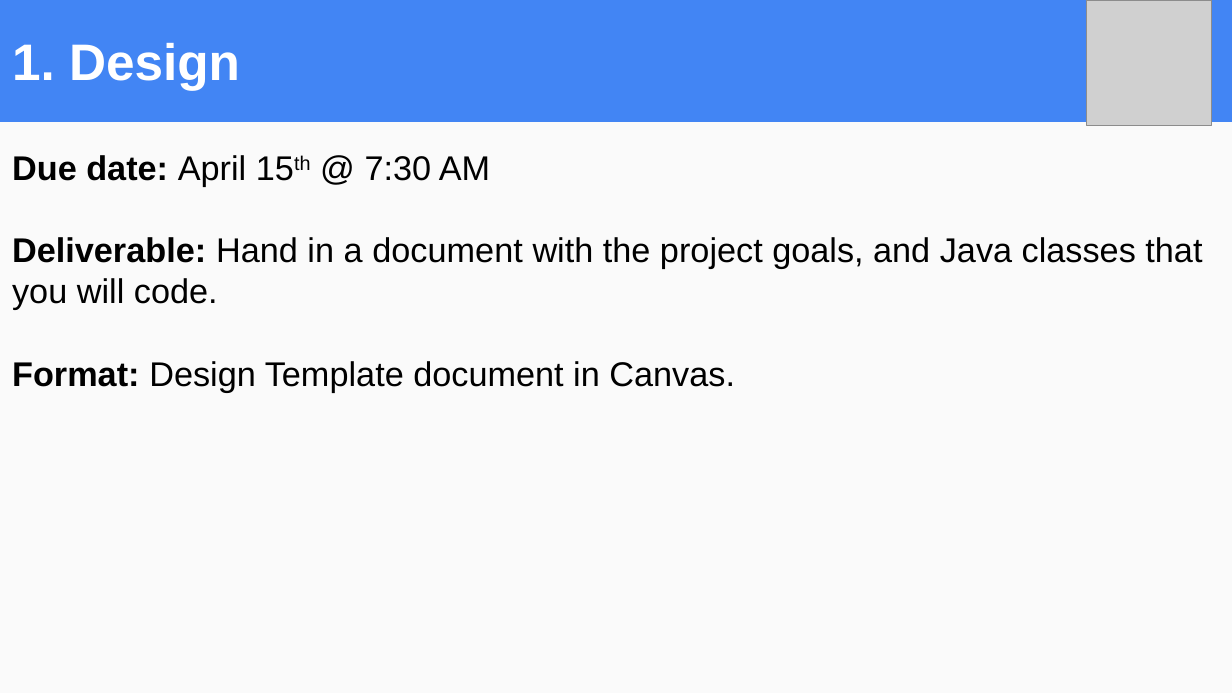
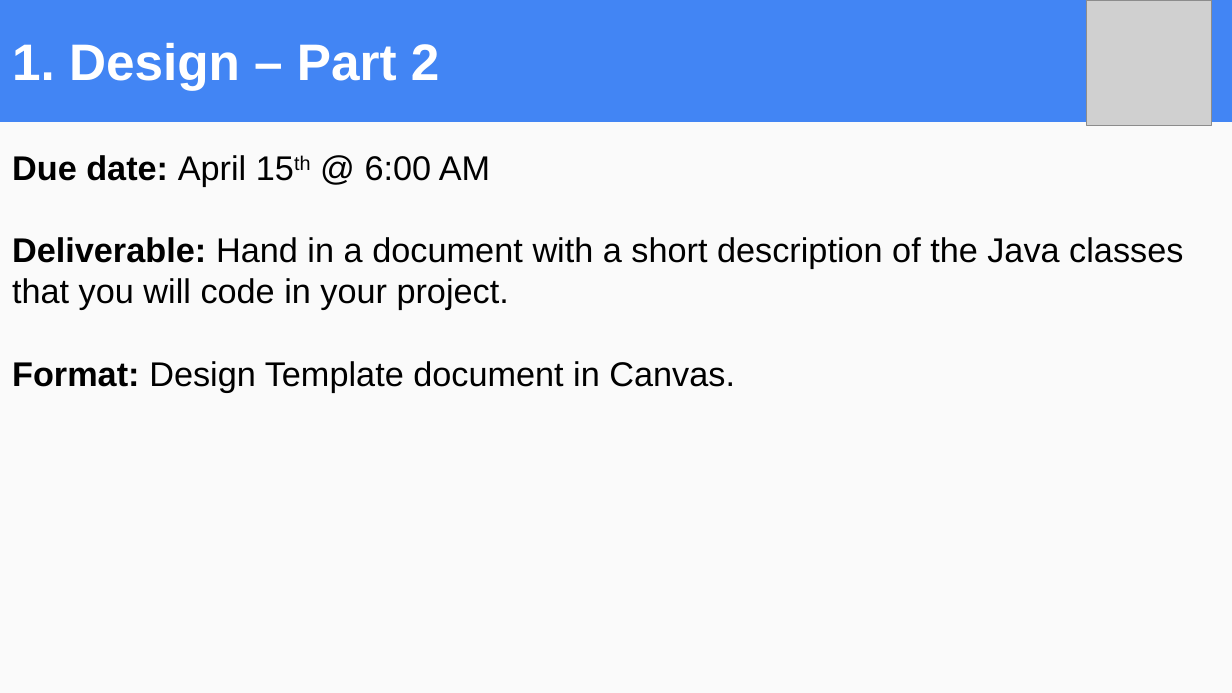
Before and after one commit to OMardil/CS2_2024_EN, a slide deck: slide 8 of PROYECTO/01 Medium Level/PROY_M00.pptx (slide 7 before the commit). Drawn at 1232x693 pixels with LibreOffice and Linux fonts; fonts in the diff are those of the drawing; grey boxes stand for pictures. Boxes give left, top, right and bottom in pixels: in the first picture for what was removed or moved away, otherwise in the second. Text is boxed around its words. In the diff, an @@ line names an element or a change of style, - is before the commit and + after.

Commit message:
Update project files

```diff
--- a/PROYECTO/01 Medium Level/PROY_M00.pptx
+++ b/PROYECTO/01 Medium Level/PROY_M00.pptx
@@ text in rectangle at (12,43,440,90): text changed @@
-1. Design
+1. Design – Part 2
@@ text at (12,155,1183,310): text changed @@
-Due date: April 15th @ 7:30 AM
-Deliverable: Hand in a document with the project goals, and Java classes that you will code.
+Due date: April 15th @ 6:00 AM
+Deliverable: Hand in a document with a short description of the Java classes that you will code in your project.
```
Also in this commit, not shown: 2 slides added, 1 slide removed, 2 other files.
